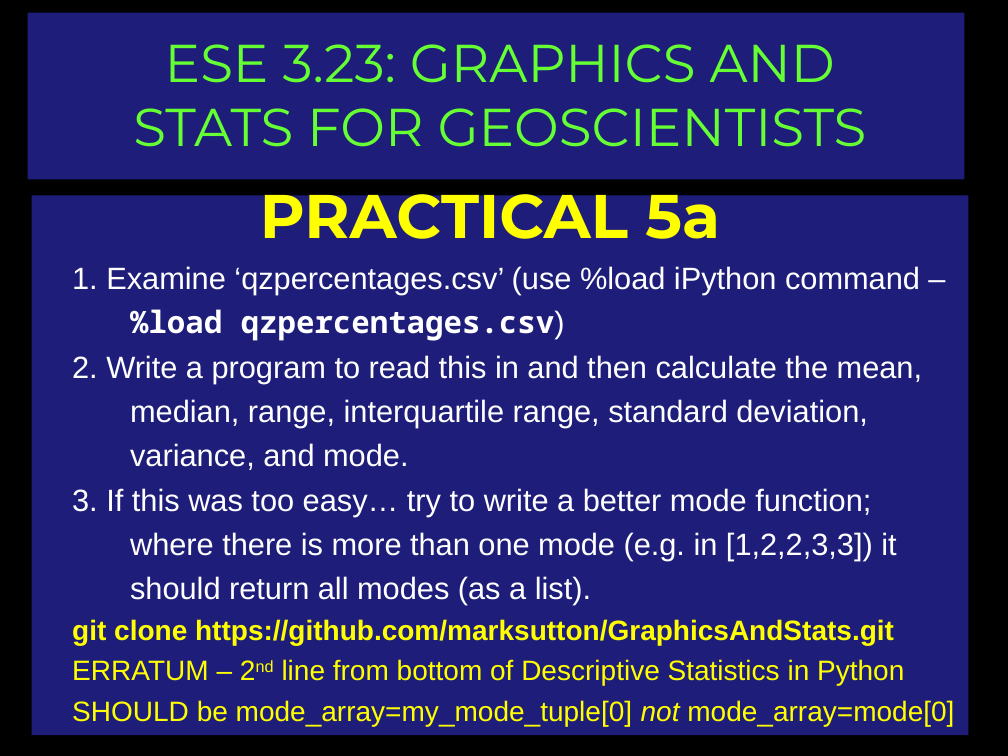
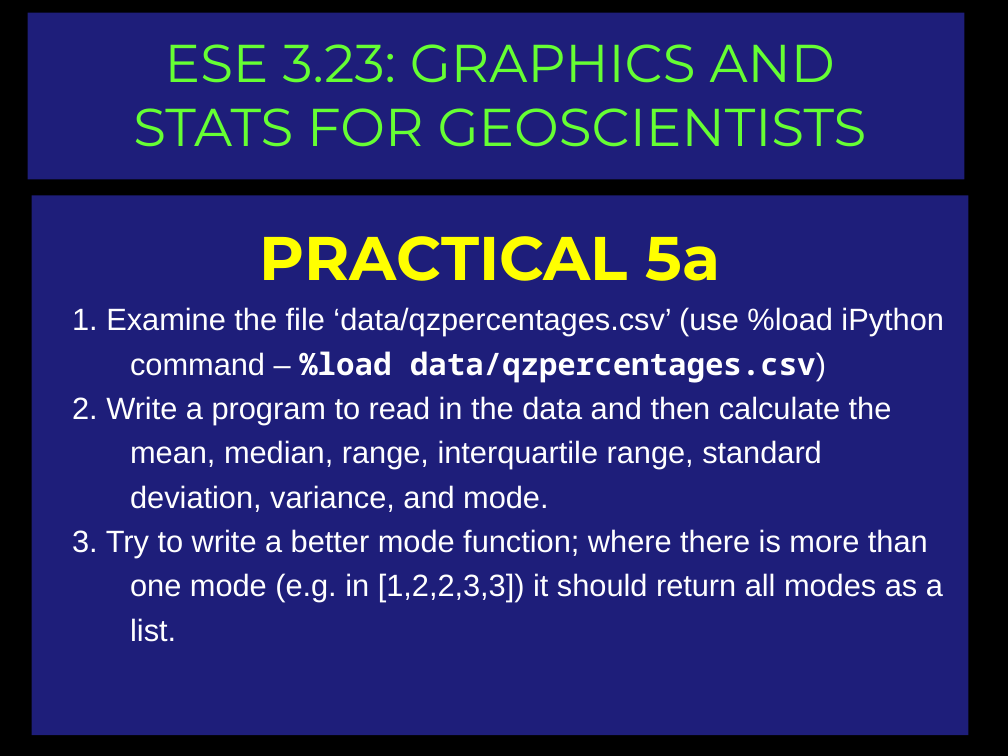
Before and after one commit to ggorman/Introduction-to-stats-for-geoscientists, a slide deck: slide 15 of slides/CSFG5.pptx. Drawn at 1008x756 pixels with LibreOffice and Linux fonts; fonts in the diff are those of the drawing; background and template pictures are left out. Boxes give left, top, right and bottom in pixels: in the first picture for what was removed or moved away, otherwise in the second. Text is boxed around its words. In the diff, an @@ line names an element or a change of style, - is before the commit and + after.

```diff
--- a/slides/CSFG5.pptx
+++ b/slides/CSFG5.pptx
@@ text "PRACTICAL 5a": place and size @@
-text "PRACTICAL 5a" at (72,179,954,726)
+text "PRACTICAL 5a" at (72,236,944,642)
@@ text at (72,307,944,642): text changed @@
-  1. Examine ‘qzpercentages.csv’ (use %load iPython command – %load qzpercentages.csv)
-  2. Write a program to read this in and then calculate the mean, median, range, interquartile range, standard deviation, variance, and mode.
-    3. If this was too easy… try to write a better mode function; where there is more than one mode (e.g. in [1,2,2,3,3]) it should return all modes (as a list).
-    git clone https://github.com/marksutton/GraphicsAndStats.git
-    ERRATUM – 2nd line from bottom of Descriptive Statistics in Python
-    SHOULD be mode_array=my_mode_tuple[0] not mode_array=mode[0]
+  1. Examine the file ‘data/qzpercentages.csv’ (use %load iPython command – %load data/qzpercentages.csv)
+  2. Write a program to read in the data and then calculate the mean, median, range, interquartile range, standard deviation, variance, and mode.
+    3. Try to write a better mode function; where there is more than one mode (e.g. in [1,2,2,3,3]) it should return all modes as a list.
```
Also in this commit, not shown: 13 other slides changed, 2 slides added, 1 slide removed.
